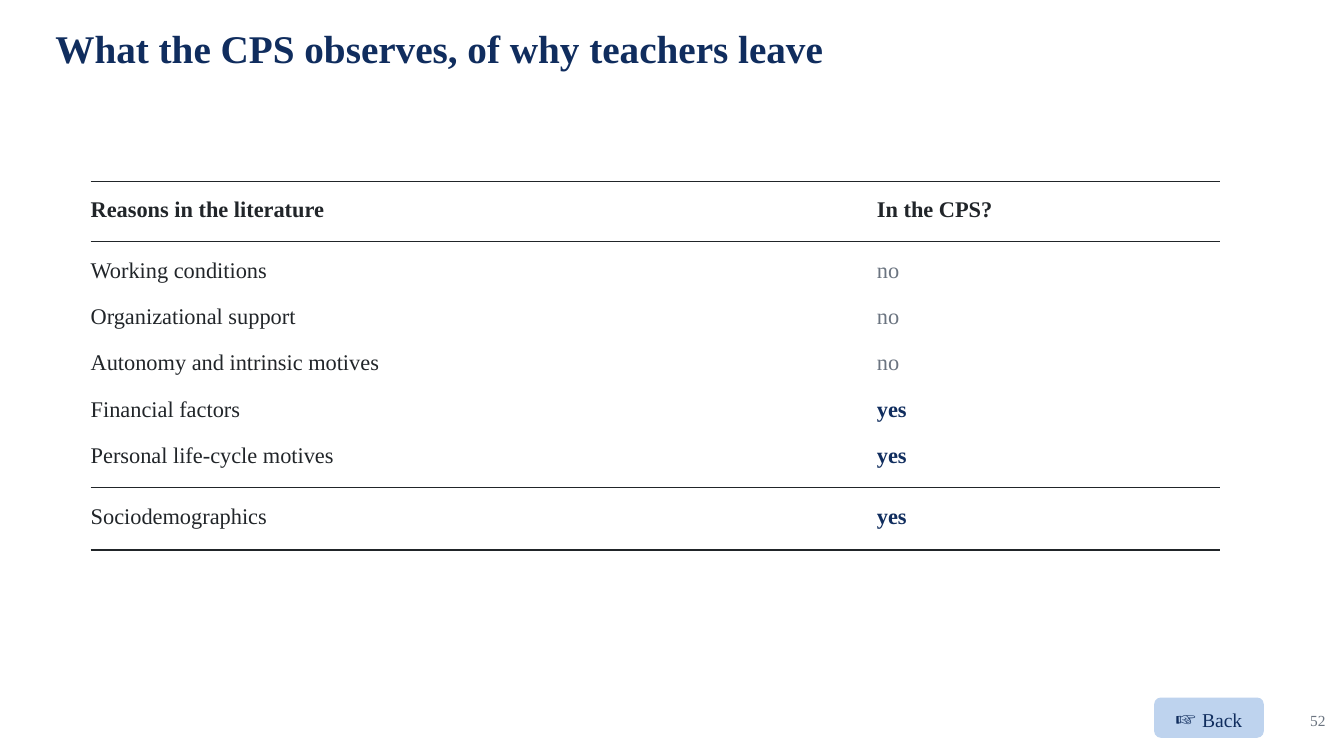
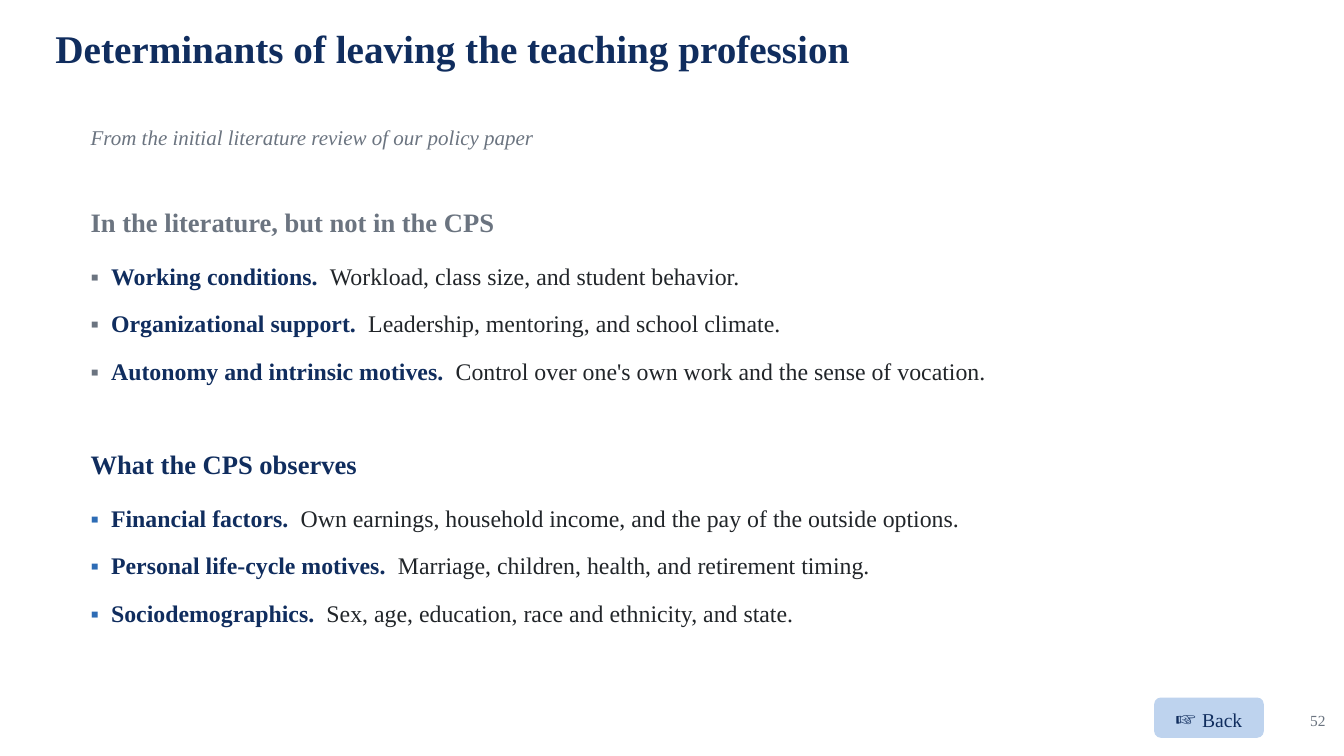
Before and after one commit to jedr1-ship-it/Alternative-Pathways----Quant, a slide deck: slide 52 of report/data_cluster/Proyect_US_cluster.pptx. Drawn at 1344x756 pixels with LibreOffice and Linux fonts; fonts in the diff are those of the drawing. Boxes give left, top, right and bottom in pixels: in the first picture for what was removed or moved away, otherwise in the second. Text is boxed around its words. In the diff, an @@ line names an element or a change of style, - is before the commit and + after.

```diff
--- a/report/data_cluster/Proyect_US_cluster.pptx
+++ b/report/data_cluster/Proyect_US_cluster.pptx
@@ text at (x1=55, y1=35, x2=849, y2=70): text changed @@
-What the CPS observes, of why teachers leave
+Determinants of leaving the teaching profession
@@ text added at (x1=91, y1=130, x2=533, y2=150), 15 pt, text #6B7480, italic @@
+From the initial literature review of our policy paper
@@ line removed from (91, 181) to (1220, 181) @@
@@ text removed at (x1=877, y1=201, x2=992, y2=218) @@
-In the CPS?
@@ text at (x1=91, y1=213, x2=494, y2=236): text changed; size 16 to 19 pt; text colour #212529 to #6B7480 @@
-Reasons in the literature
+In the literature, but not in the CPS
@@ line removed from (91, 242) to (1220, 242) @@
@@ text removed at (x1=91, y1=262, x2=267, y2=283) @@
-Working conditions
@@ text added at (x1=111, y1=268, x2=985, y2=385), 17 pt, text #212529 @@
+▪ Working conditions. Workload, class size, and student behavior.
+▪ Organizational support. Leadership, mentoring, and school climate.
+▪ Autonomy and intrinsic motives. Control over one's own work and the sense of vocation.
@@ text removed at (x1=877, y1=267, x2=899, y2=278) @@
-no
@@ text removed at (x1=91, y1=308, x2=295, y2=329) @@
-Organizational support
@@ text removed at (x1=877, y1=313, x2=899, y2=324) @@
-no
@@ text removed at (x1=91, y1=354, x2=379, y2=375) @@
-Autonomy and intrinsic motives
@@ text removed at (x1=877, y1=359, x2=899, y2=370) @@
-no
@@ text removed at (x1=91, y1=401, x2=240, y2=418) @@
-Financial factors
@@ text removed at (x1=877, y1=406, x2=907, y2=422) @@
-yes
@@ text removed at (x1=91, y1=447, x2=334, y2=468) @@
-Personal life-cycle motives
@@ text added at (x1=91, y1=455, x2=356, y2=475), 19 pt, text #102D5E, bold @@
+What the CPS observes
@@ text removed at (x1=877, y1=452, x2=907, y2=468) @@
-yes
@@ line removed from (91, 488) to (1220, 488) @@
@@ text removed at (x1=91, y1=508, x2=267, y2=529) @@
-Sociodemographics
@@ text added at (x1=111, y1=510, x2=959, y2=627), 17 pt, text #212529 @@
+▪ Financial factors. Own earnings, household income, and the pay of the outside options.
+▪ Personal life-cycle motives. Marriage, children, health, and retirement timing.
+▪ Sociodemographics. Sex, age, education, race and ethnicity, and state.
@@ text removed at (x1=877, y1=513, x2=907, y2=529) @@
-yes
@@ line removed from (91, 551) to (1220, 551) @@
```
Also in this commit, not shown: 8 other files.
